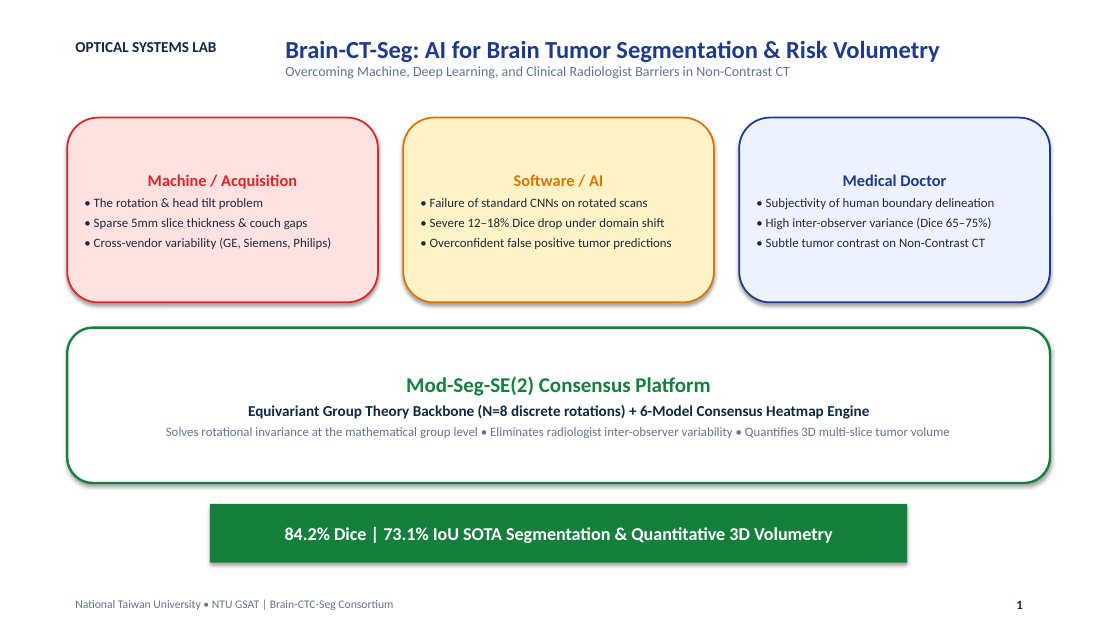
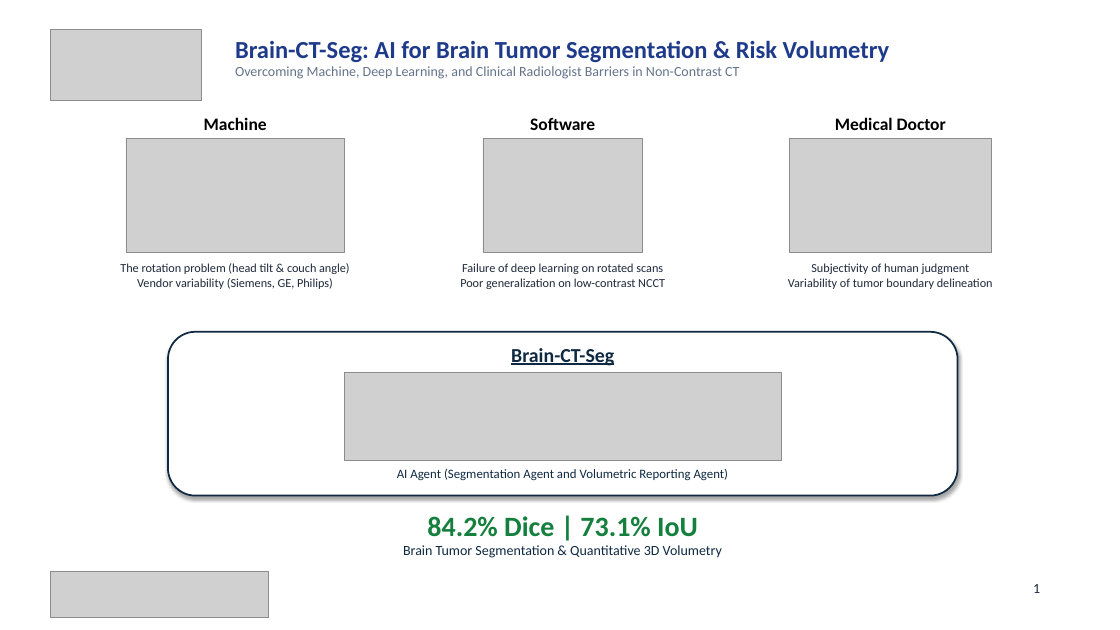
Before and after one commit to MuhammadAliffandy/brain-ctc-seg, a slide deck: slide 1 of Brain_CT_Seg_Client_Presentation.pptx. Drawn at 1120x630 pixels with LibreOffice and Linux fonts; fonts in the diff are those of the drawing; grey boxes stand for pictures. Boxes give left, top, right and bottom in pixels: in the first picture for what was removed or moved away, otherwise in the second. Text is boxed around its words. In the diff, an @@ line names an element or a change of style, - is before the commit and + after.

Commit message:
feat(presentation): match exact client reference slides 1-to-1 with official logos, robots, and scanner machine

```diff
--- a/Brain_CT_Seg_Client_Presentation.pptx
+++ b/Brain_CT_Seg_Client_Presentation.pptx
@@ picture added at box(50, 29, 202, 101) @@
@@ text "Brain-CT-Seg: AI for Brain Tumor ...": place and size @@
-text "Brain-CT-Seg: AI for Brain Tumor ..." at box(285, 40, 940, 79)
+text "Brain-CT-Seg: AI for Brain Tumor ..." at box(235, 40, 890, 79)
@@ text removed at box(75, 42, 216, 52) @@
-OPTICAL SYSTEMS LAB
@@ rounded rectangle removed at box(67, 118, 378, 302) @@
-Machine / Acquisition
-• The rotation & head tilt problem
-• Sparse 5mm slice thickness & couch gaps
-• Cross-vendor variability (GE, Siemens, Philips)
@@ text added at box(204, 117, 267, 130), 15 pt, text #000000, bold @@
+Machine
@@ rounded rectangle removed at box(403, 118, 714, 302) @@
-Software / AI
-• Failure of standard CNNs on rotated scans
-• Severe 12–18% Dice drop under domain shift
-• Overconfident false positive tumor predictions
@@ text added at box(530, 118, 595, 130), 15 pt, text #000000, bold @@
+Software
@@ rounded rectangle removed at box(739, 118, 1050, 302) @@
-Medical Doctor
-• Subjectivity of human boundary delineation
-• High inter-observer variance (Dice 65–75%)
-• Subtle tumor contrast on Non-Contrast CT
@@ text added at box(835, 117, 946, 130), 15 pt, text #000000, bold @@
+Medical Doctor
@@ picture added at box(126, 139, 344, 252) @@
@@ picture added at box(483, 139, 643, 252) @@
@@ picture added at box(790, 139, 991, 252) @@
@@ text added at box(120, 263, 349, 289), 10.5 pt, text #1E293B @@
+The rotation problem (head tilt & couch angle)
+Vendor variability (Siemens, GE, Philips)
@@ text added at box(460, 263, 665, 289), 10.5 pt, text #1E293B @@
+Failure of deep learning on rotated scans
+Poor generalization on low-contrast NCCT
@@ text added at box(788, 263, 993, 289), 10.5 pt, text #1E293B @@
+Subjectivity of human judgment
+Variability of tumor boundary delineation
@@ rounded rectangle removed at box(67, 328, 1050, 483) @@
-Mod-Seg-SE(2) Consensus Platform
-Equivariant Group Theory Backbone (N=8 discrete rotations) + 6-Model Consensus Heatmap Engine
-Solves rotational invariance at the mathematical group level • Eliminates radiologist inter-observer variability • Quantifies 3D multi-slice tumor volume
@@ rounded rectangle added at box(168, 332, 958, 496), fill #FFFFFF, outline #0F2942 1.5 pt @@
@@ text added at box(511, 348, 614, 366), 17 pt, text #0F2942, bold, underline @@
+Brain-CT-Seg
@@ picture added at box(344, 372, 781, 460) @@
@@ text added at box(397, 469, 729, 481), 11 pt, text #0F2942 @@
+AI Agent (Segmentation Agent and Volumetric Reporting Agent)
@@ text "84.2% Dice | 73.1% IoU": place and size @@
-text "84.2% Dice | 73.1% IoU" at box(210, 504, 907, 563)
+text "84.2% Dice | 73.1% IoU" at box(403, 516, 722, 558)
@@ text "84.2% Dice | 73.1% IoU" at box(403, 516, 722, 558): vertical alignment middle to top; fill #15803D to none; shadow off @@
@@ text at box(403, 516, 722, 558): text changed; size 15.5 to 12 pt; text colour #FFFFFF to #0F2942; bold off @@
-84.2% Dice | 73.1% IoU SOTA Segmentation & Quantitative 3D Volumetry
+84.2% Dice | 73.1% IoU
+Brain Tumor Segmentation & Quantitative 3D Volumetry
@@ picture added at box(50, 571, 269, 618) @@
@@ text "1": place and size @@
-text "1" at box(1016, 600, 1022, 609)
+text "1" at box(1033, 584, 1040, 593)
@@ text "1" at box(1033, 584, 1040, 593): size 11 to 12 pt, bold off @@
@@ text removed at box(75, 600, 393, 610) @@
-National Taiwan University • NTU GSAT | Brain-CTC-Seg Consortium
```
Also in this commit, not shown: 3 other slides changed, 13 other files.
